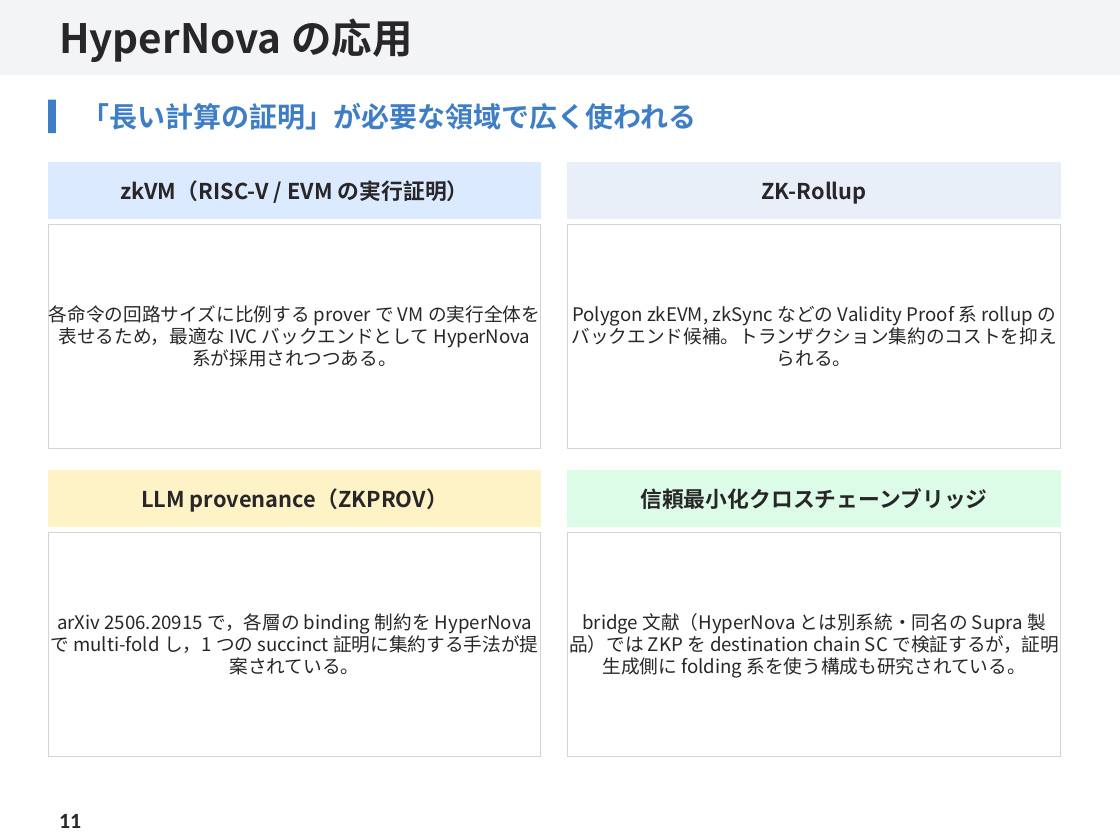
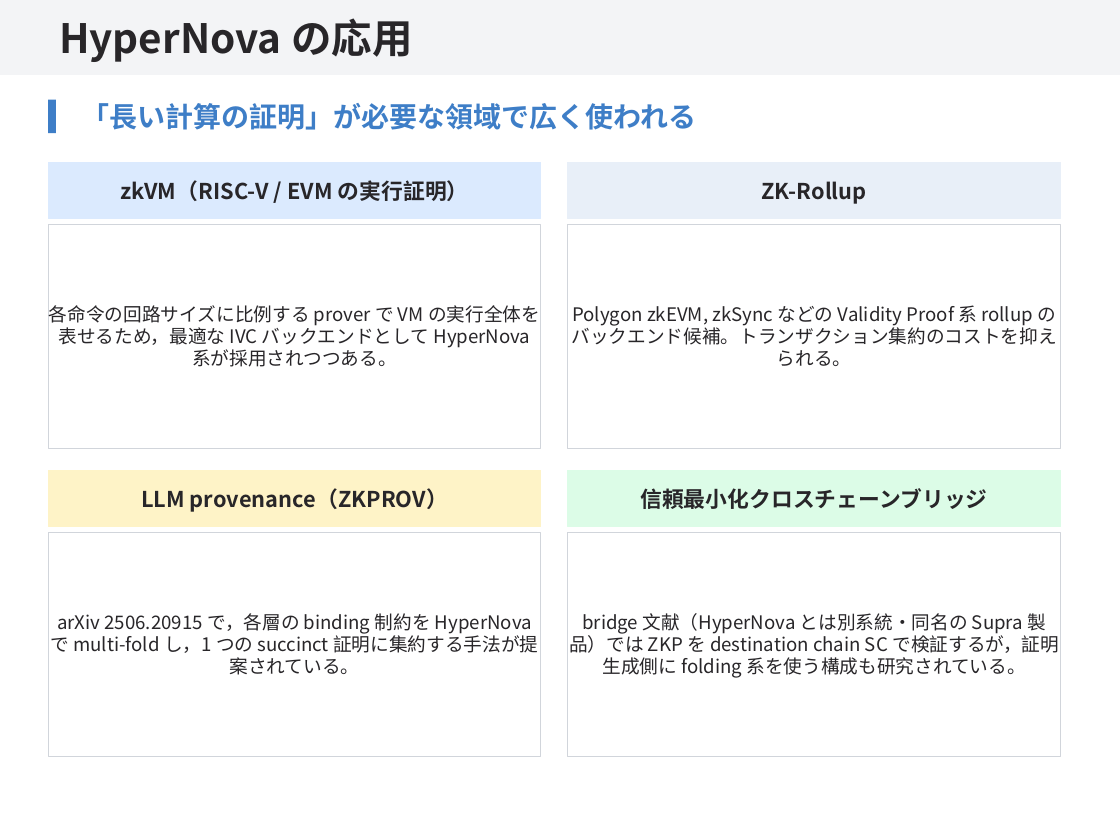
Before and after one commit to SMRI2170/rinkou-hypernova, a slide deck: slide 11 of docs/pptx/hypernova-rinkou.pptx. Drawn at 1120x840 pixels with LibreOffice and Linux fonts; fonts in the diff are those of the drawing. Boxes give left, top, right and bottom in pixels: in the first picture for what was removed or moved away, otherwise in the second. Text is boxed around its words. In the diff, an @@ line names an element or a change of style, - is before the commit and + after.

```diff
--- a/docs/pptx/hypernova-rinkou.pptx
+++ b/docs/pptx/hypernova-rinkou.pptx
@@ text removed at (x1=59, y1=814, x2=81, y2=828) @@
-11
```
Also in this commit, not shown: 14 other slides changed, 15 other files.
